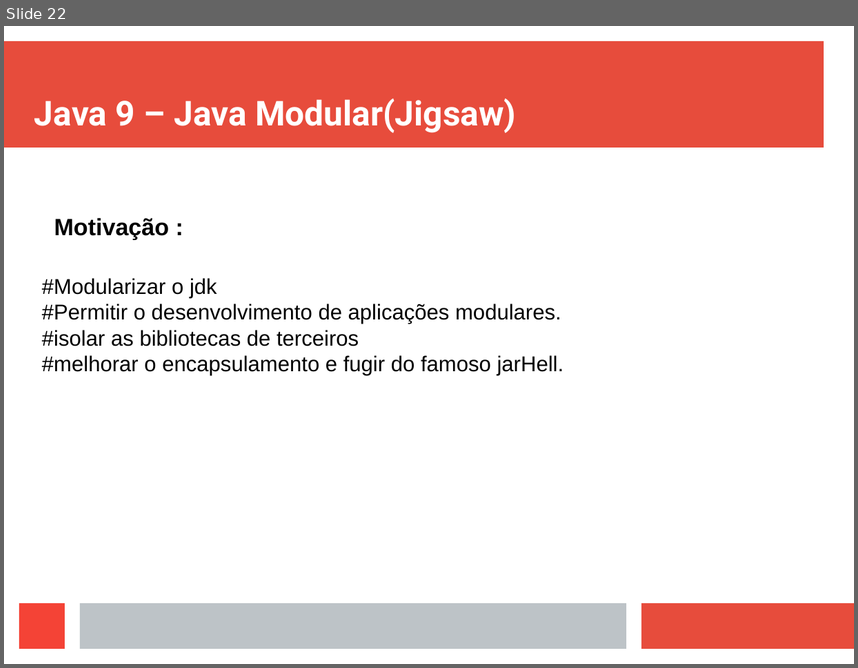
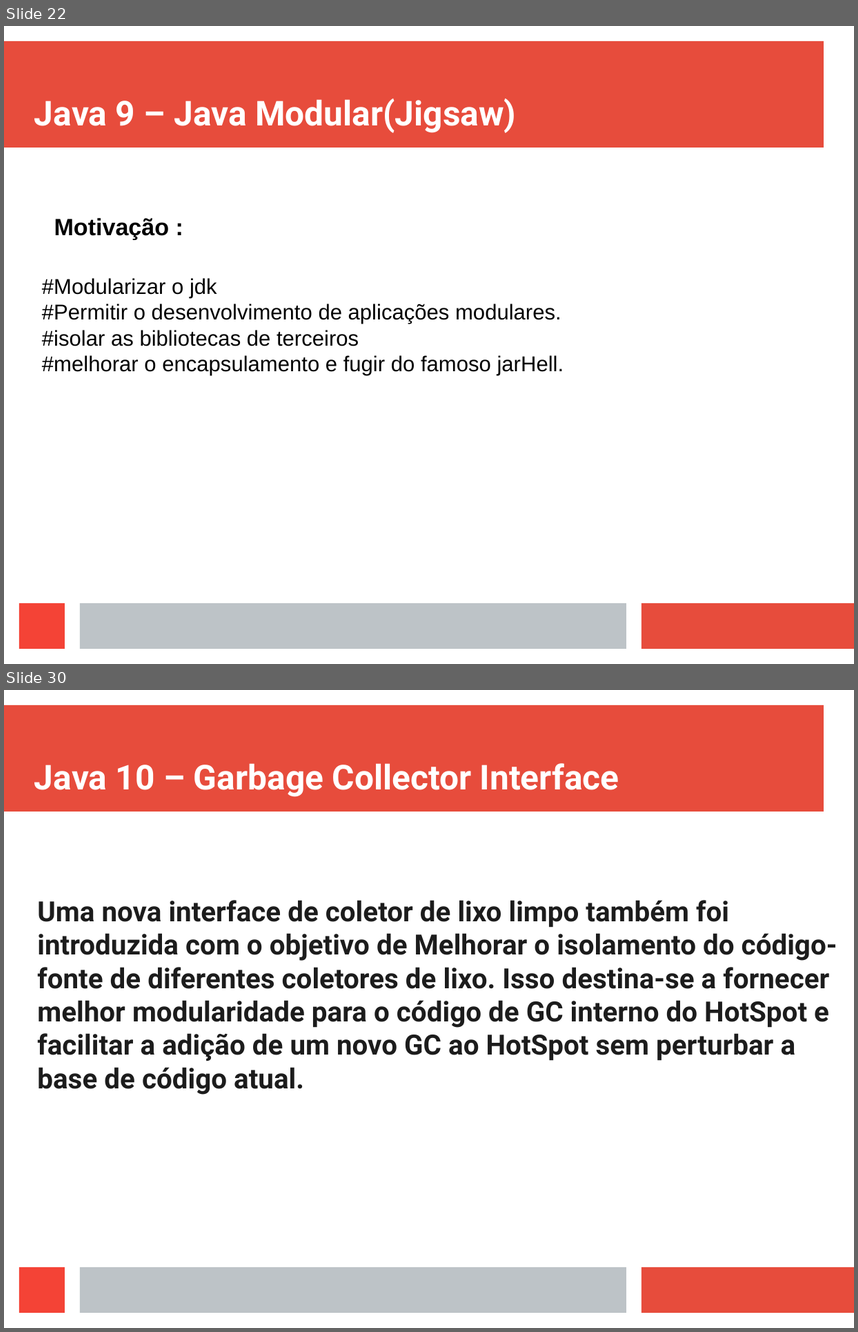
Before and after one commit to viniciusFortti/test, a slide deck: Apresentação/ApresentaçãoTerceiraSemana.odp. Shown one above the other, each under a label of ours: slide 22 before the commit, slides 22 and 30 after it; the slides between them are not shown. The pictures are 858x668 and 858x1332 pixels, drawn with LibreOffice and Linux fonts; fonts in the diff are those of the drawing. Boxes give left, top, right and bottom in pixels: in the first picture for what was removed or moved away, otherwise in the second. Text is boxed around its words. In the diff, an @@ line names an element or a change of style, - is before the commit and + after.

```diff
--- a/Apresentação/ApresentaçãoTerceiraSemana.odp
+++ b/Apresentação/ApresentaçãoTerceiraSemana.odp
@@ slide 30 added at box(4, 690, 854, 1328), background #FFFFFF; not listed: 4 template elements that a slide beside it also shows @@
@@ title added at box(34, 763, 619, 797), 32 pt, text #FFFFFF, bold @@
+Java 10 – Garbage Collector Interface
@@ text added at box(37, 900, 838, 1094), 26 pt, text #1C1C1C, bold @@
+Uma nova interface de coletor de lixo limpo também foi introduzida com o objetivo de Melhorar o isolamento do código-fonte de diferentes coletores de lixo. Isso destina-se a fornecer melhor modularidade para o código de GC interno do HotSpot e facilitar a adição de um novo GC ao HotSpot sem perturbar a base de código atual.
```
Also in this commit, not shown: 11 other slides added, 3 other files.
